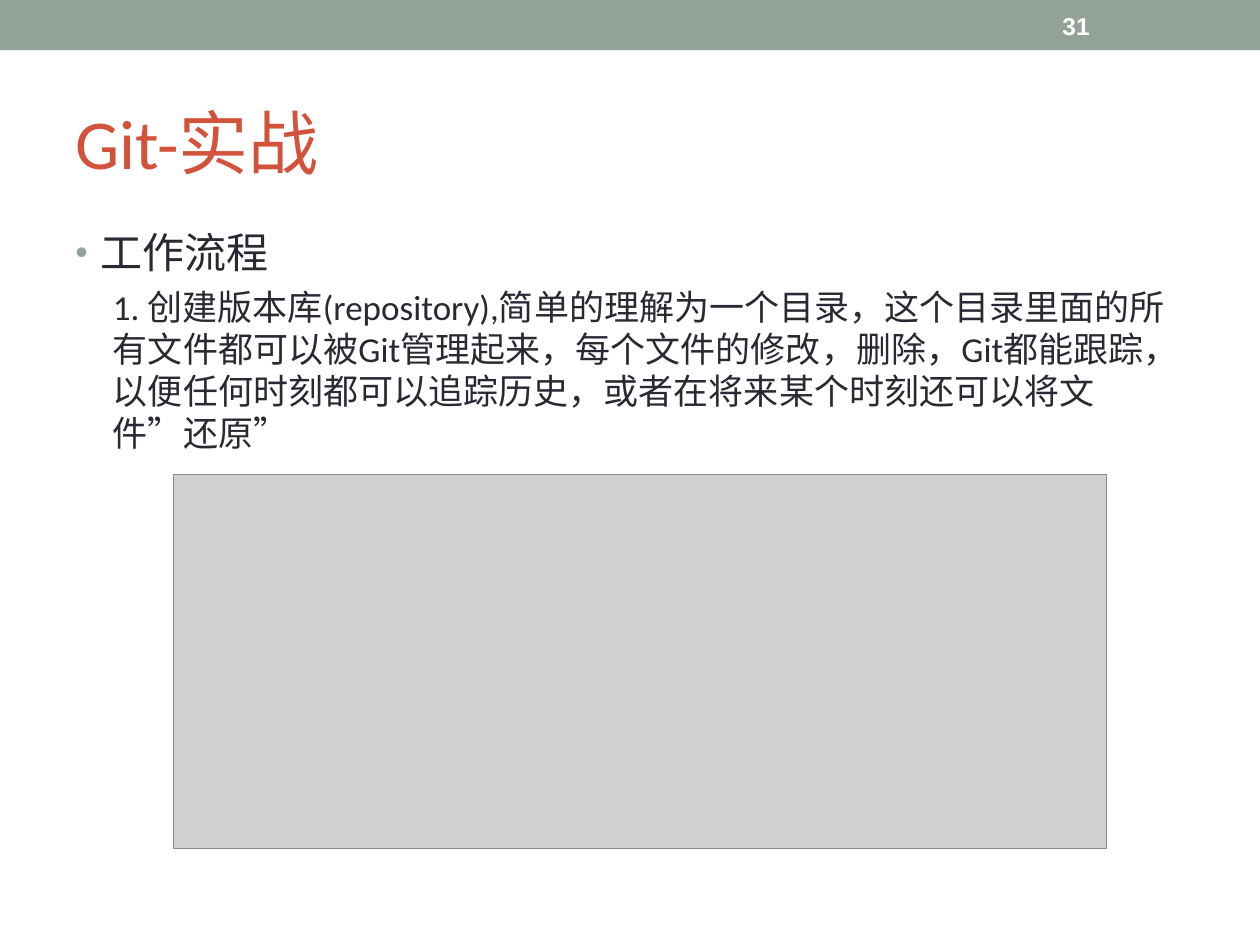
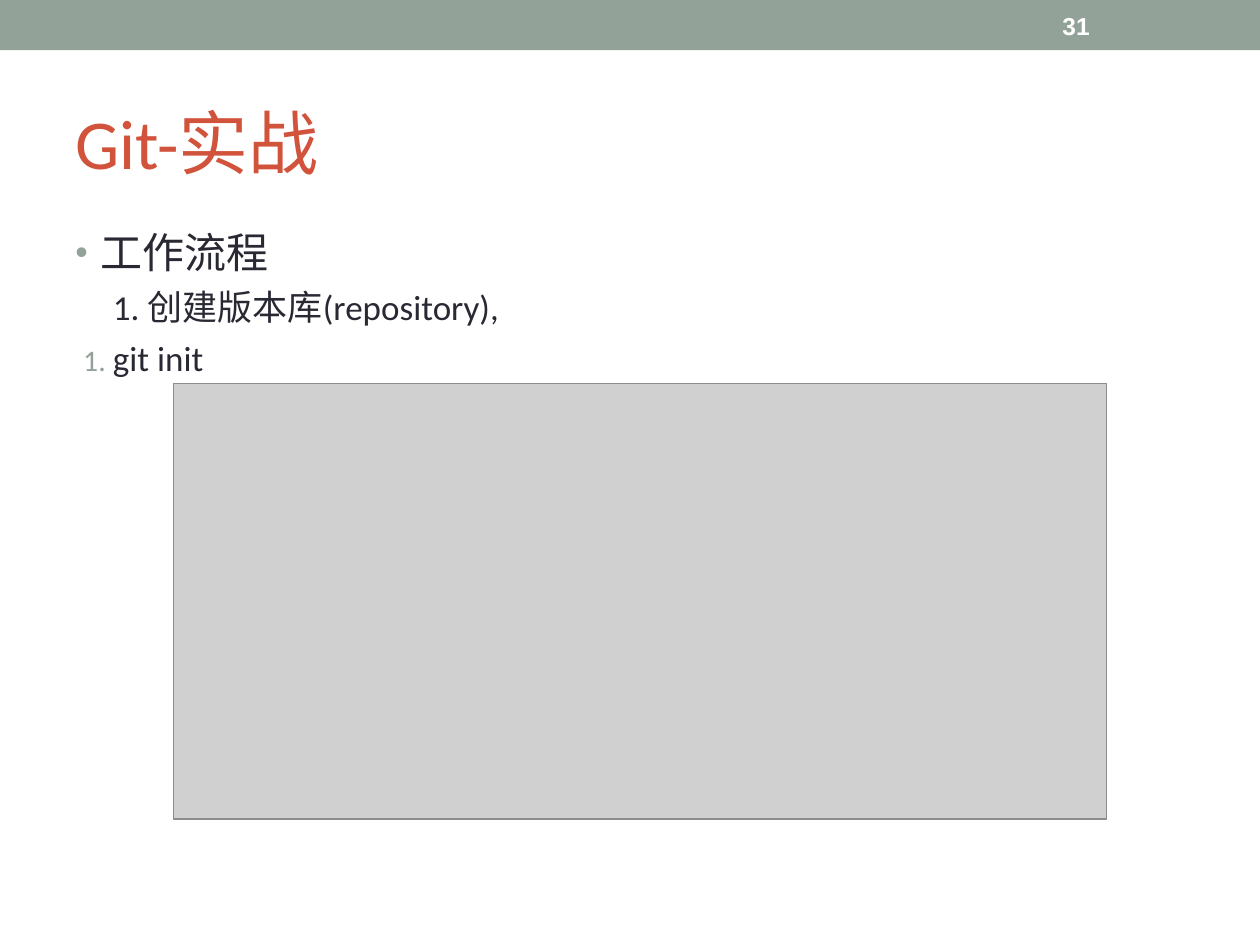
Before and after one commit to Lyon-NEU/Git, a slide deck: slide 31 of git.ppt. Drawn at 1260x945 pixels with LibreOffice and Linux fonts; fonts in the diff are those of the drawing; grey boxes stand for pictures. Boxes give left, top, right and bottom in pixels: in the first picture for what was removed or moved away, otherwise in the second. Text is boxed around its words. In the diff, an @@ line names an element or a change of style, - is before the commit and + after.

```diff
--- a/git.ppt
+++ b/git.ppt
@@ text at box(113, 290, 499, 377): text changed @@
-  1. 创建版本库(repository),简单的理解为一个目录，这个目录里面的所有文件都可以被Git管理起来，每个文件的修改，删除，Git都能跟踪，以便任何时刻都可以追踪历史，或者在将来某个时刻还可以将文件”还原”
+  1. 创建版本库(repository),
+  1. git init
@@ picture: place and size @@
-picture at box(174, 474, 1106, 848)
+picture at box(174, 383, 1106, 819)
```
Also in this commit, not shown: 8 other slides changed.
